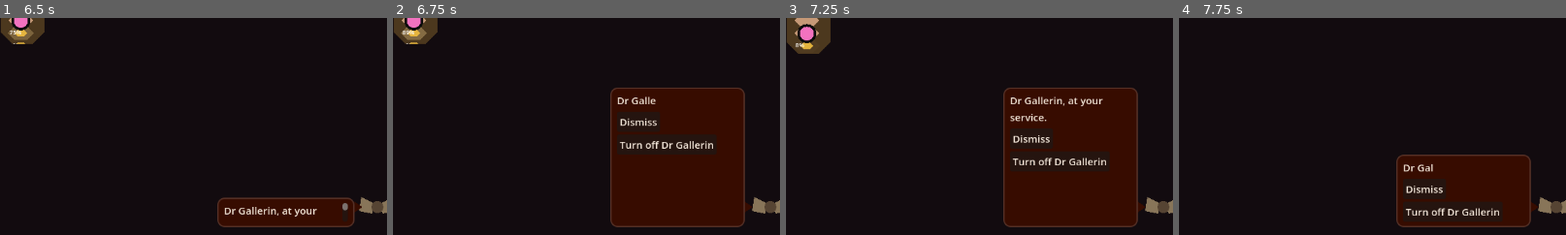
Above: before the commit, frames 1-4 (left to right).
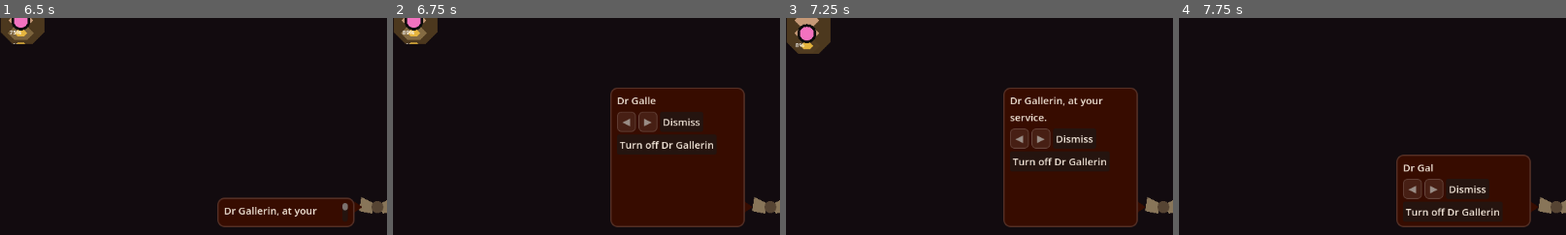
Above: after the commit, the same moments.

Repository: wonderburg7/meadow
Game: Godot game, scene res://scenes/Main.tscn
Same seed, same stepped clock (60 frames per second), same inputs: the game is played once before the commit and once after it.
Inputs (mouse positions are % of the whole screen's width and height, from its top left):
- Up to frame 1 (6.5 s): click (10, 30) at 0.52 s; click "Start" at 1.25 s; click "⚙" at 2 s; click "Restart Run" at 2.75 s; click "❚❚" at 3.5 s; click "1" at 4.25 s; click "2" at 5 s; click "4" at 5.75 s
- Up to frame 2 (6.75 s): click (96, 93) at 6.5 s
- Up to frame 3 (7.25 s): no input
- Up to frame 4 (7.75 s): tap Enter at 7.25 s; move the mouse to (72, 45) at 7.27 s; hold Right from 7.28 s (still down); tap Tab at 7.35 s; click (72, 45) at 7.42 s; tap Space at 7.52 s
The pictures show only the part of the screen within x 47-97%, y 49-99%; the shares and areas given below are measured in that part.

Frame 1 is identical in both runs. In frame 2, 1.1% of the frame differs, in the area x 57-80%, y 43-53%; in frame 3, 1.1%; in frame 4, 1.1%, in the area x 57-80%, y 74-84%.

Commit message:
HC-6 -- Dr Gallerin's bubble can be paged back through
Add history/paging state to GallerinPanel (_history, _history_index) and
two arrow buttons to the button row so the player can step back through
up to 50 previous lines, each shown in full rather than typed. The
scheduler's queue keeps accumulating while an older line is on screen
(_fire_due_prompts is guarded on being at the newest entry) rather than
snatching the bubble away from what the player is reading.

File C-39, archive the slice spec, and refill the queue: HC-8 is the only
slice left open in hud-controls.md and still wants its own measurement
pass, so pull C1-23 (Challenge 1's wax cell should be full at 150 nectar)
into the Codex lane to keep the queue at its floor of three.

Co-Authored-By: Claude Sonnet 5 <noreply@anthropic.com>

Diff:
--- a/scripts/gallerin_panel.gd
+++ b/scripts/gallerin_panel.gd
@@ -55,6 +55,19 @@
 var _typing_target: String = ""
 var _typed_characters: float = 0.0
 
+# --- history paging (HC-6) --------------------------------------------
+## Every line shown so far, oldest first, capped at 50 entries so a long
+## run cannot grow it without bound -- see _push_history().
+var _history: Array[String] = []
+## Index into _history of the entry currently on screen. -1 means nothing
+## has been shown yet. Sits at _history.size() - 1 (the newest entry)
+## except while the player is paging back with ◀ -- see _process()'s
+## _fire_due_prompts() guard, which is what holds the queue while that's
+## true.
+var _history_index: int = -1
+var _history_back_btn: Button
+var _history_forward_btn: Button
+
 # --- prompt scheduling ----------------------------------------------
 ## Each queued entry: {"id": String, "text": String, "delay": float,
 ## "repeatable": bool}. `delay` is seconds since the current sub-stage's
@@ -81,7 +94,12 @@
 
 func _process(delta: float) -> void:
 	_stage_elapsed += delta
-	_fire_due_prompts()
+	# The queue keeps accumulating while the player is paged back to an
+	# older entry (HC-6) -- a prompt that comes due is shown the moment
+	# they return to the newest one, rather than snatching the bubble away
+	# from what they're reading.
+	if _history_index == _history.size() - 1:
+		_fire_due_prompts()
 	if Session.text_scale != _last_text_scale:
 		_last_text_scale = Session.text_scale
 		_apply_bubble_font_size()
@@ -204,6 +222,22 @@
 	row.add_theme_constant_override("separation", 8)
 	column.add_child(row)
 
+	_history_back_btn = Button.new()
+	_history_back_btn.text = "◀"
+	_history_back_btn.tooltip_text = "See what Dr Gallerin said before this."
+	_history_back_btn.disabled = true
+	_history_back_btn.pressed.connect(_on_history_back_pressed)
+	_style_button(_history_back_btn)
+	row.add_child(_history_back_btn)
+
+	_history_forward_btn = Button.new()
+	_history_forward_btn.text = "▶"
+	_history_forward_btn.tooltip_text = "Step forward toward the newest line."
+	_history_forward_btn.disabled = true
+	_history_forward_btn.pressed.connect(_on_history_forward_pressed)
+	_style_button(_history_forward_btn)
+	row.add_child(_history_forward_btn)
+
 	var dismiss_btn := Button.new()
 	dismiss_btn.text = "Dismiss"
 	dismiss_btn.pressed.connect(func(): bubble.visible = false)
@@ -213,6 +247,12 @@
 	disable_btn.text = "Turn off Dr Gallerin"
 	disable_btn.pressed.connect(_on_disable_pressed)
 	row.add_child(disable_btn)
+
+## The five states a plain Godot Button actually looks up -- see
+## debug_panel.gd's identical helper.
+func _style_button(button: BaseButton) -> void:
+	for state in ["normal", "hover", "pressed", "focus", "disabled"]:
+		button.add_theme_stylebox_override(state, UiTheme.button_stylebox(state))
 
 ## ui_layout.gd already preloads this script (to read BUBBLE_WIDTH), so
 ## this side uses a runtime load() rather than a top-level preload const
@@ -270,6 +310,50 @@
 	Session.gallerin_enabled = false
 	visible = false
 
+func _on_history_back_pressed() -> void:
+	if _history_index <= 0:
+		return
+	_history_index -= 1
+	_show_history_entry(_history_index)
+
+func _on_history_forward_pressed() -> void:
+	if _history_index >= _history.size() - 1:
+		return
+	_history_index += 1
+	_show_history_entry(_history_index)
+
+## Shows one already-recorded line in full, never typed out (HC-6's
+## acceptance: "a history entry is shown in full, not typed out"), and
+## without touching _history itself.
+func _show_history_entry(index: int) -> void:
+	var text: String = _history[index]
+	_bubble_label.text = text
+	_typing_target = text
+	_typed_characters = text.length()
+	_bubble_label.visible_characters = -1
+	bubble.visible = true
+	_apply_layout()
+	_update_history_buttons()
+
+## Records a newly-shown line for ◀/▶ paging, skipping an exact repeat of
+## the last entry so redisplaying the same message (e.g. the icon click
+## re-showing _last_message) doesn't duplicate it. Caps at 50 entries,
+## dropping the oldest, so a long run cannot grow the array without bound.
+func _push_history(text: String) -> void:
+	if _history.is_empty() or _history[-1] != text:
+		_history.append(text)
+		if _history.size() > 50:
+			_history.pop_front()
+	_history_index = _history.size() - 1
+
+## Disables ◀ on the oldest entry and ▶ on the newest, so the ends are
+## visible rather than silent (HC-6's acceptance).
+func _update_history_buttons() -> void:
+	if _history_back_btn == null:
+		return
+	_history_back_btn.disabled = _history_index <= 0
+	_history_forward_btn.disabled = _history_index >= _history.size() - 1
+
 # --- prompt scheduling ------------------------------------------------
 
 ## Called at the start of a sub-stage with its prompt list -- typically a
@@ -316,6 +400,8 @@
 	# leaving it half-revealed underneath the line that replaces it.
 	_finish_typing()
 	_last_message = text
+	_push_history(text)
+	_update_history_buttons()
 	# The label always holds the whole line so the bubble is laid out (and
 	# sized by _apply_layout() below) at its final size from the first
 	# frame -- visible_characters clips what's drawn without re-running
Not shown, changed: NEXTSTEPS.md
Not shown, changed: checks/ready.md
Not shown, added: checks/ready/C-39.md
Not shown, added: plans/archive/HC-6_2026-09-10.md
Not shown, changed: plans/now/hud-controls.md
